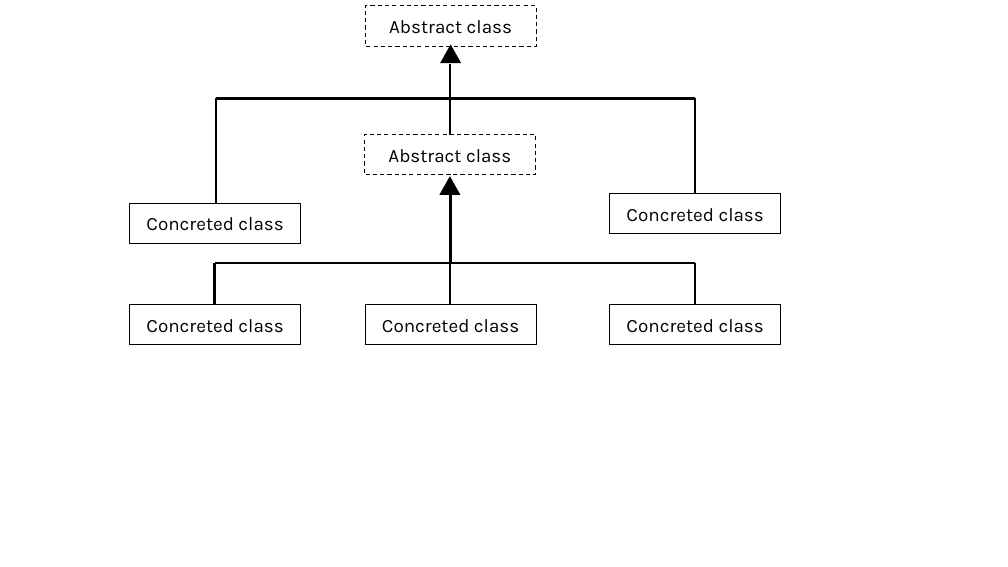
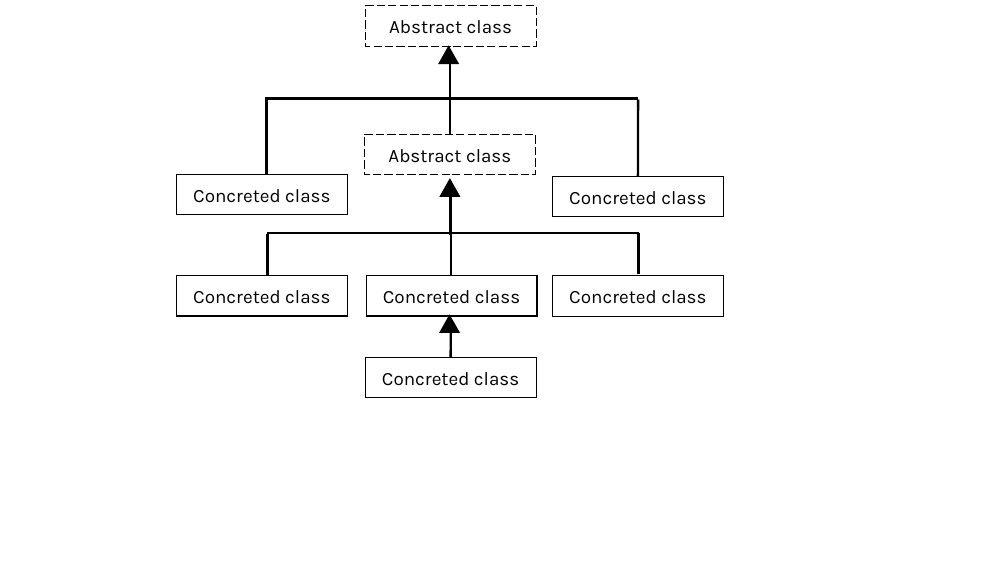
Before and after one commit to tuanhud/QuanLyTaiSan, a slide deck: slide 4 of _BaoCao/quocdunginfo/model.pptx. Drawn at 1008x567 pixels with LibreOffice and Linux fonts; fonts in the diff are those of the drawing. Boxes give left, top, right and bottom in pixels: in the first picture for what was removed or moved away, otherwise in the second. Text is boxed around its words. In the diff, an @@ line names an element or a change of style, - is before the commit and + after.

Commit message:
Cập nhật báo cáo...
Thêm các sơ đồ minh họa cho PTB
*Còn thiếu sơ đồ thực thể kết hợp (StarUML)
*Sơ đồ kế thừa các class (PPT)

```diff
--- a/_BaoCao/quocdunginfo/model.pptx
+++ b/_BaoCao/quocdunginfo/model.pptx
@@ line moved from (216, 98) - (696, 98) to (267, 98) - (638, 98) @@
@@ line moved from (216, 98) - (216, 203) to (267, 97) - (267, 174) @@
@@ line moved from (696, 98) - (696, 194) to (638, 100) - (638, 176) @@
@@ rectangle "Concreted class" moved from (x1=130, y1=203, x2=301, y2=244) to (x1=176, y1=174, x2=347, y2=215) @@
@@ rectangle "Concreted class" moved from (x1=610, y1=194, x2=781, y2=234) to (x1=553, y1=176, x2=724, y2=217) @@
@@ line moved from (451, 194) - (451, 263) to (451, 195) - (451, 235) @@
@@ line moved from (451, 263) - (216, 263) to (451, 233) - (267, 233) @@
@@ line moved from (215, 304) - (215, 263) to (268, 275) - (268, 234) @@
@@ line moved from (450, 304) - (450, 263) to (451, 277) - (451, 235) @@
@@ line moved from (696, 263) - (451, 263) to (639, 233) - (451, 233) @@
@@ line moved from (696, 304) - (696, 263) to (639, 274) - (639, 233) @@
@@ rectangle "Concreted class" moved from (x1=130, y1=304, x2=301, y2=345) to (x1=176, y1=275, x2=347, y2=316) @@
@@ rectangle "Concreted class" moved from (x1=365, y1=304, x2=536, y2=345) to (x1=366, y1=275, x2=537, y2=316) @@
@@ rectangle "Concreted class" moved from (x1=610, y1=304, x2=781, y2=345) to (x1=553, y1=276, x2=724, y2=317) @@
@@ triangle added at (x1=440, y1=315, x2=459, y2=333), fill #000000, outline #000000 1 pt @@
@@ rectangle added at (x1=365, y1=358, x2=536, y2=399), outline #000000 1 pt, 18 pt, text #000000 @@
+Concreted class
@@ line added from (451, 333) to (451, 358), #000000 2.25 pt @@
```
Also in this commit, not shown: 2 other slides changed, 4 slides added, 2 slides removed, 1 other file.
